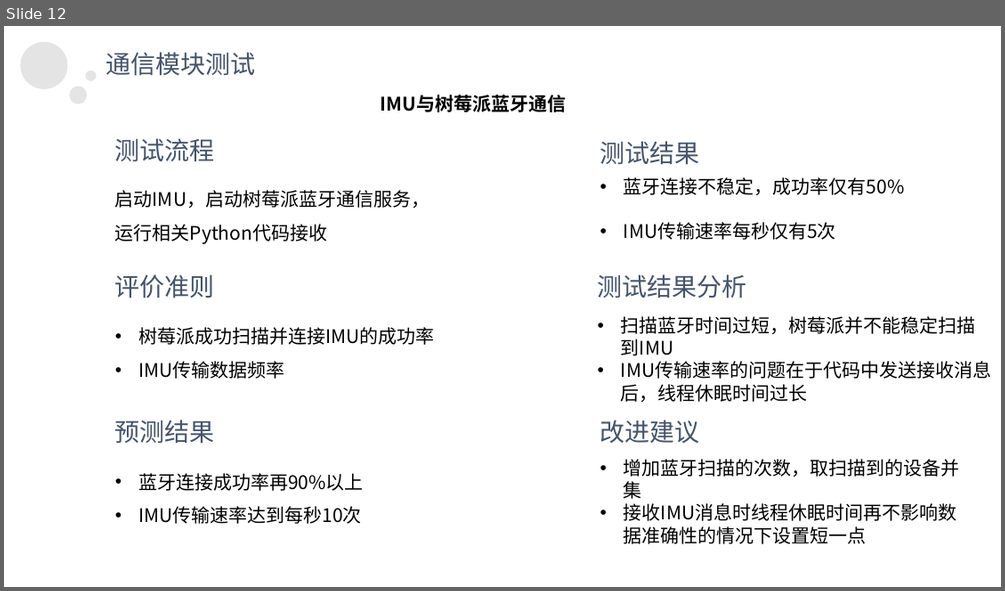
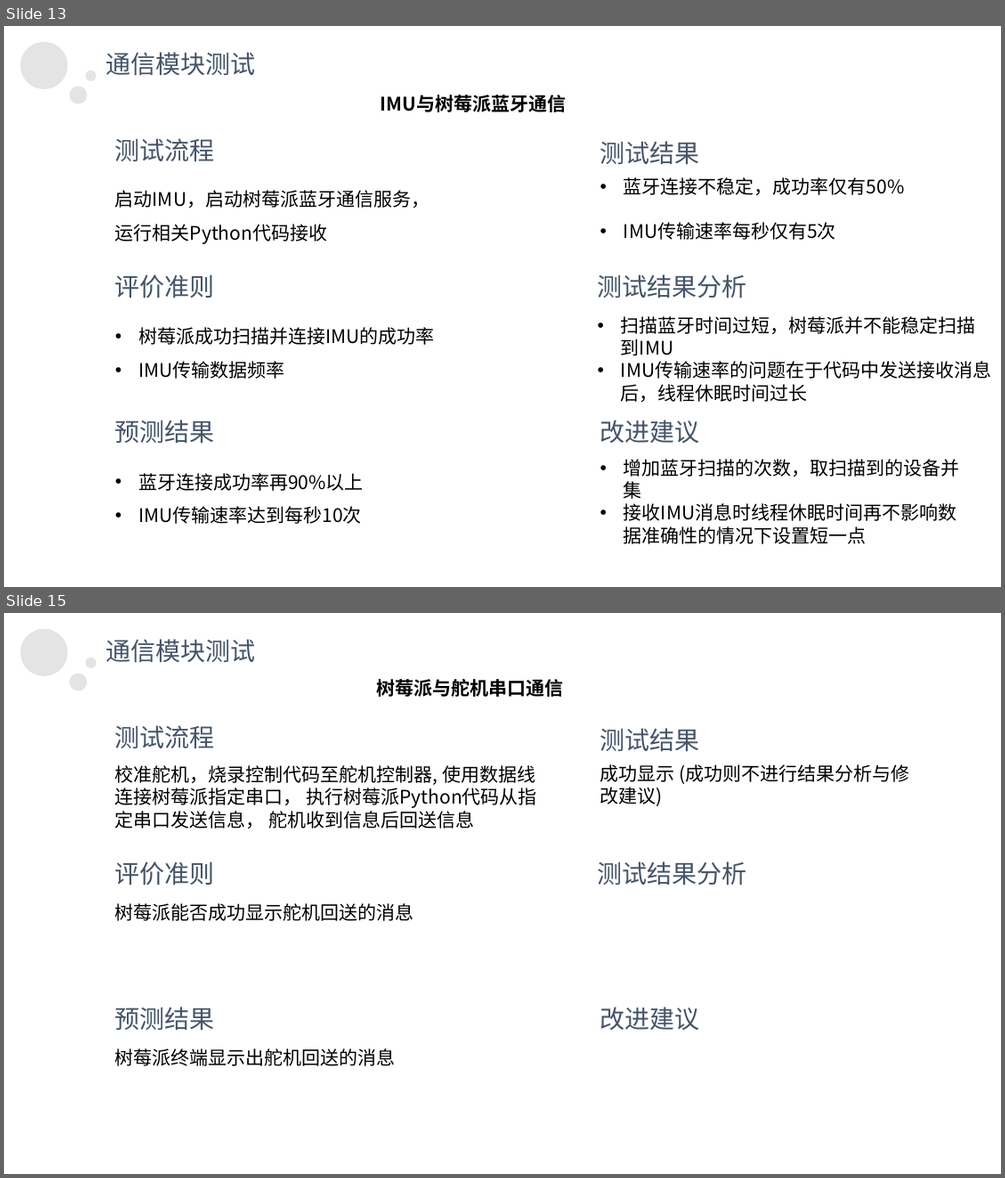
Before and after one commit to Appleuiy/Brain-controlled-navigation-electric-wheelchair-expansion-control-system, a slide deck: 智能轮椅设计测试展示.pptx. Shown one above the other, each under a label of ours: slide 12 before the commit, slides 13 and 15 after it; the slides between them are not shown. The pictures are 1005x591 and 1005x1178 pixels, drawn with LibreOffice and Linux fonts; fonts in the diff are those of the drawing. Boxes give left, top, right and bottom in pixels: in the first picture for what was removed or moved away, otherwise in the second. Text is boxed around its words. In the diff, an @@ line names an element or a change of style, - is before the commit and + after.

Commit message:
测试ppt前面部分整合完成，需要完成gitlab过程管理

```diff
--- a/智能轮椅设计测试展示.pptx
+++ b/智能轮椅设计测试展示.pptx
@@ slide 15 added at (4,613,1001,1174), background #FFFFFF; not listed: 3 template elements that a slide beside it also shows @@
@@ text added at (105,639,255,663), 24 pt, text #44546A @@
+通信模块测试
@@ text added at (376,679,563,697), 18 pt, text #000000, bold @@
+树莓派与舵机串口通信
@@ text added at (115,725,215,748), 24 pt, text #44546A @@
+测试流程
@@ text added at (600,728,700,752), 24 pt, text #44546A @@
+测试结果
@@ text added at (115,765,537,828), 18 pt, text #000000 @@
+校准舵机，烧录控制代码至舵机控制器, 使用数据线连接树莓派指定串口， 执行树莓派Python代码从指定串口发送信息， 舵机收到信息后回送信息
@@ text added at (600,764,909,806), 18 pt, text #000000 @@
+成功显示 (成功则不进行结果分析与修改建议)
@@ text added at (115,861,215,885), 24 pt, text #44546A @@
+评价准则
@@ text added at (598,861,747,885), 24 pt, text #44546A @@
+测试结果分析
@@ text added at (115,903,414,921), 18 pt, text #000000 @@
+树莓派能否成功显示舵机回送的消息
@@ text added at (115,1006,215,1030), 24 pt, text #44546A @@
+预测结果
@@ text added at (600,1006,700,1030), 24 pt, text #44546A @@
+改进建议
@@ text added at (115,1048,396,1066), 18 pt, text #000000 @@
+树莓派终端显示出舵机回送的消息
@@ what was slide 12 is now slide 13 @@
```
Also in this commit, not shown: 1 slide changed, 17 other slides added.
